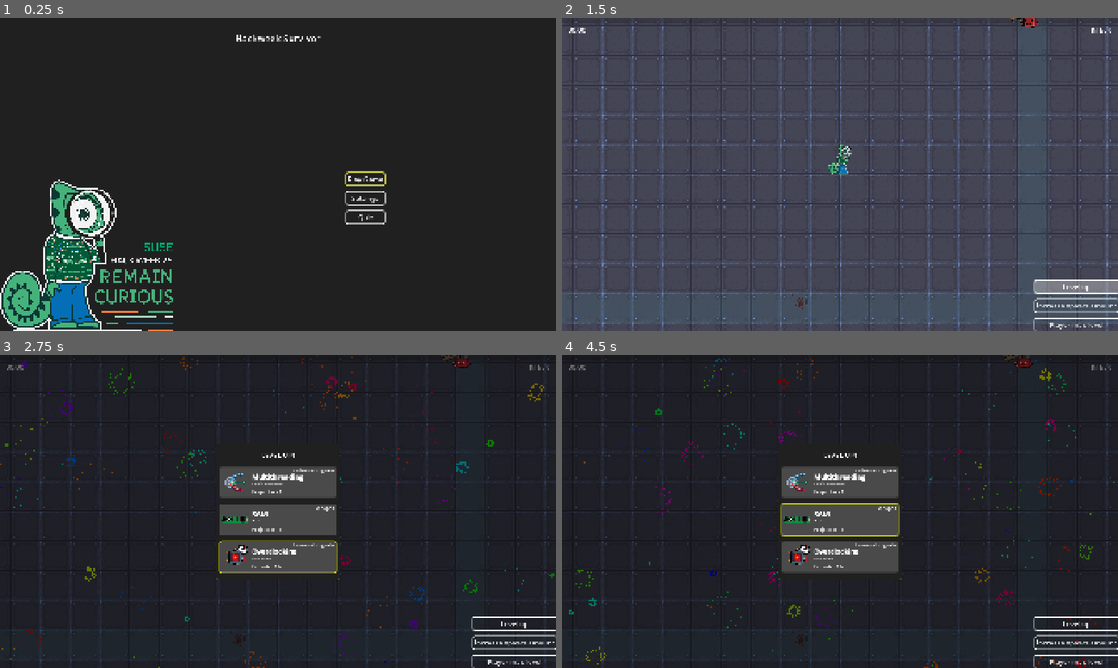
Above: before the commit, frames 1-4 (two rows, left to right).
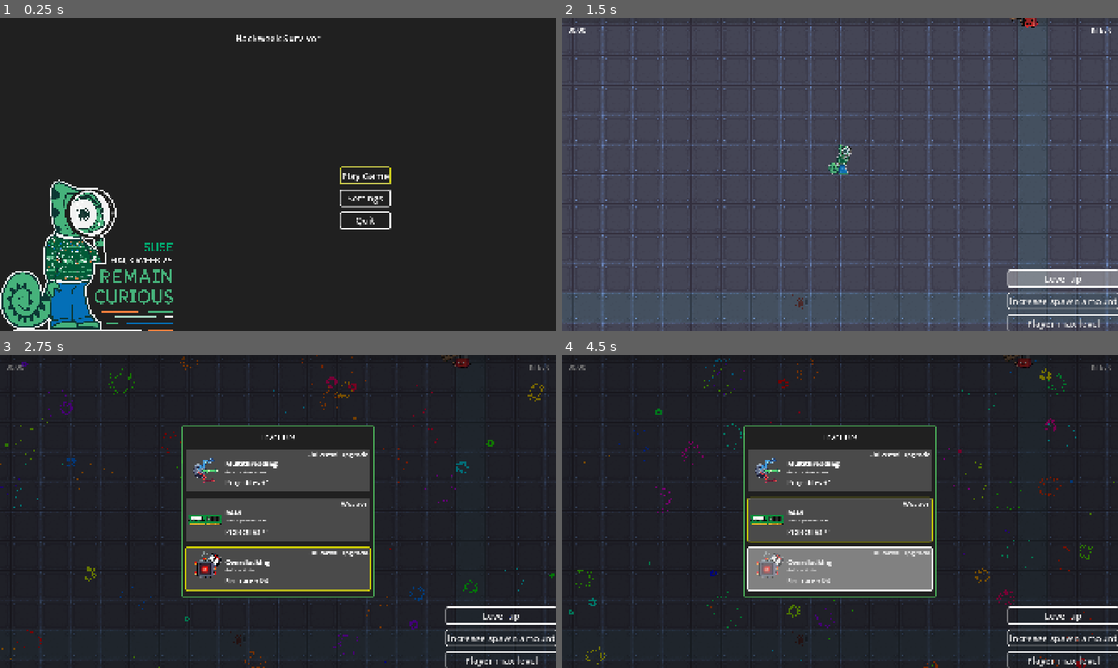
Above: after the commit, the same moments.

Repository: jcronenberg/hackweek-survivor
Game: Godot game, scene res://src/menu/menu.tscn
The game is run twice, just before and just after one commit, with the same random seed, the same clock (stepped at 60 frames per second) and the same inputs.
Inputs (mouse positions are in pixels of both pictures, inside the frame that each line leads up to):
- Up to frame 1 (0.25 s): no input
- Up to frame 2 (1.5 s): click "Play Game" at 0.5 s; click "Level up" at 1.25 s
- Up to frame 3 (2.75 s): move the mouse to (400, 495) at 2.02 s; hold Right (ui_right) from 2.03 s (still down)
- Up to frame 4 (4.5 s): move the mouse to (728, 527) at 2.77 s; release Right (ui_right) at 2.78 s; hold Down (ui_down) 2.78-3.53 s; move the mouse to (895, 442) at 3.52 s; hold Right (ui_right) 3.53-4.28 s; move the mouse to (812, 574) at 4.27 s; hold Up (ui_up) from 4.28 s (still down)

The runs differ from the first frame. In frame 1, 0.9% of the frame differs, in the area x 61-71%, y 47-68%; in frame 2, 2.2%; in frame 3, 12%; in frame 4, 14%, in the area x 32-100%, y 22-100%.

Commit message:
Increase font size for buttons and upgrades

Diff:
--- a/assets/ui_theme.tres
+++ b/assets/ui_theme.tres
@@ -66,11 +66,13 @@
 
 [resource]
 Button/colors/font_pressed_color = Color(8.731843e-06, 8.731842e-06, 8.731842e-06, 1)
-Button/font_sizes/font_size = 24
+Button/font_sizes/font_size = 32
 Button/styles/focus = SubResource("StyleBoxFlat_sblgy")
 Button/styles/hover = SubResource("StyleBoxFlat_q1jjh")
 Button/styles/normal = SubResource("StyleBoxFlat_56xr1")
 Button/styles/pressed = SubResource("StyleBoxFlat_yvra3")
 Label/font_sizes/font_size = 24
-RichTextLabel/font_sizes/italics_font_size = 10
+RichTextLabel/font_sizes/bold_font_size = 28
+RichTextLabel/font_sizes/italics_font_size = 14
+RichTextLabel/font_sizes/normal_font_size = 24
 VBoxContainer/constants/separation = 24
--- a/src/ui/upgrade_item_entry.tscn
+++ b/src/ui/upgrade_item_entry.tscn
@@ -28,37 +28,46 @@
 theme_override_styles/panel = SubResource("StyleBoxFlat_yewdp")
 script = ExtResource("1_i0hmd")
 
-[node name="HBoxContainer" type="HBoxContainer" parent="."]
+[node name="MarginContainer" type="MarginContainer" parent="."]
+layout_mode = 2
+theme_override_constants/margin_top = 8
+theme_override_constants/margin_bottom = 8
+
+[node name="HBoxContainer" type="HBoxContainer" parent="MarginContainer"]
 layout_mode = 2
 
-[node name="WeaponIcon" type="TextureRect" parent="HBoxContainer"]
+[node name="WeaponIcon" type="TextureRect" parent="MarginContainer/HBoxContainer"]
 unique_name_in_owner = true
 layout_mode = 2
 expand_mode = 2
 
-[node name="CenterContainer" type="CenterContainer" parent="HBoxContainer"]
+[node name="CenterContainer" type="CenterContainer" parent="MarginContainer/HBoxContainer"]
+layout_direction = 2
 layout_mode = 2
+size_flags_horizontal = 3
 
-[node name="MarginContainer" type="MarginContainer" parent="HBoxContainer/CenterContainer"]
+[node name="MarginContainer" type="MarginContainer" parent="MarginContainer/HBoxContainer/CenterContainer"]
+custom_minimum_size = Vector2(500, 0)
 layout_mode = 2
-theme_override_constants/margin_top = 16
+theme_override_constants/margin_top = 24
 theme_override_constants/margin_right = 4
 theme_override_constants/margin_bottom = 8
 
-[node name="TextContainer" type="VBoxContainer" parent="HBoxContainer/CenterContainer/MarginContainer"]
+[node name="TextContainer" type="VBoxContainer" parent="MarginContainer/HBoxContainer/CenterContainer/MarginContainer"]
 layout_mode = 2
 theme_override_constants/separation = 0
 
-[node name="Name" type="RichTextLabel" parent="HBoxContainer/CenterContainer/MarginContainer/TextContainer"]
+[node name="Name" type="RichTextLabel" parent="MarginContainer/HBoxContainer/CenterContainer/MarginContainer/TextContainer"]
 unique_name_in_owner = true
 layout_mode = 2
 theme_override_font_sizes/bold_font_size = 24
 bbcode_enabled = true
+text = "Test"
 fit_content = true
 scroll_active = false
 autowrap_mode = 0
 
-[node name="FlavorText" type="RichTextLabel" parent="HBoxContainer/CenterContainer/MarginContainer/TextContainer"]
+[node name="FlavorText" type="RichTextLabel" parent="MarginContainer/HBoxContainer/CenterContainer/MarginContainer/TextContainer"]
 unique_name_in_owner = true
 layout_mode = 2
 bbcode_enabled = true
@@ -66,11 +75,11 @@
 scroll_active = false
 autowrap_mode = 0
 
-[node name="Spacer" type="Control" parent="HBoxContainer/CenterContainer/MarginContainer/TextContainer"]
+[node name="Spacer" type="Control" parent="MarginContainer/HBoxContainer/CenterContainer/MarginContainer/TextContainer"]
 custom_minimum_size = Vector2(0, 10)
 layout_mode = 2
 
-[node name="UpgradeText" type="RichTextLabel" parent="HBoxContainer/CenterContainer/MarginContainer/TextContainer"]
+[node name="UpgradeText" type="RichTextLabel" parent="MarginContainer/HBoxContainer/CenterContainer/MarginContainer/TextContainer"]
 unique_name_in_owner = true
 layout_mode = 2
 bbcode_enabled = true
Not shown: 1 places in src/ui/upgrade_item_entry.tscn that only renumber resources
